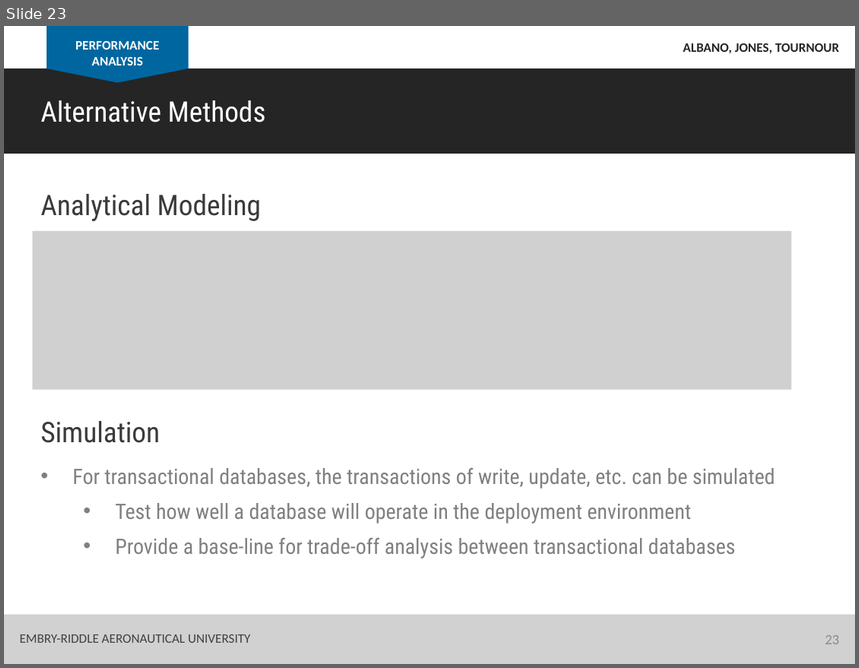
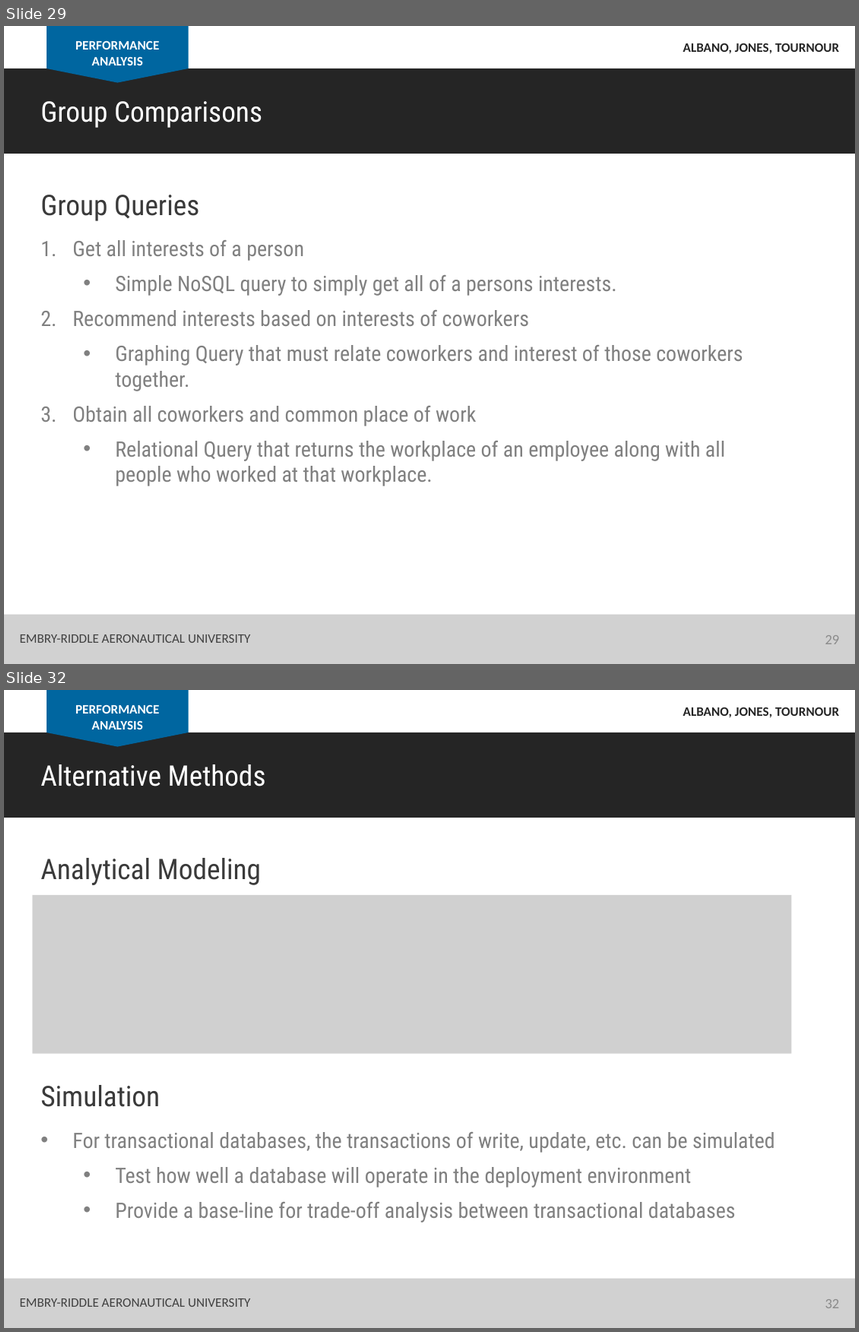
Before and after one commit to albanoj2/se655_final_project, a slide deck: docs/In_class_presentation.pptx. Shown one above the other, each under a label of ours: slide 23 before the commit, slides 29 and 32 after it; the slides between them are not shown. The pictures are 859x668 and 859x1332 pixels, drawn with LibreOffice and Linux fonts; fonts in the diff are those of the drawing; grey boxes stand for pictures. Boxes give left, top, right and bottom in pixels: in the first picture for what was removed or moved away, otherwise in the second. Text is boxed around its words. In the diff, an @@ line names an element or a change of style, - is before the commit and + after.

```diff
--- a/docs/In_class_presentation.pptx
+++ b/docs/In_class_presentation.pptx
@@ slide 29 added at box(4, 26, 855, 664), background #FFFFFF @@
@@ rectangle added at box(47, 26, 189, 69), fill #0066A0 @@
@@ text added at box(75, 40, 159, 66), 11 pt, text #FFFFFF, bold @@
+PERFORMANCE ANALYSIS
@@ text added at box(683, 43, 839, 53), 11 pt, text #252525, bold @@
+ALBANO, JONES, TOURNOUR
@@ rectangle added at box(4, 69, 855, 154), fill #252525 @@
@@ triangle added at box(47, 69, 189, 83), fill #0066A0 @@
@@ text added at box(40, 101, 262, 128), 24 pt, text #FFFFFF @@
+Group Comparisons
@@ text added at box(40, 195, 199, 221), 24 pt, text #3A3A3A @@
+Group Queries
@@ text added at box(72, 240, 743, 487), 18 pt, text #808080 @@
+1. Get all interests of a person
+  • Simple NoSQL query to simply get all of a persons interests.
+2. Recommend interests based on interests of coworkers
+  • Graphing Query that must relate coworkers and interest of those coworkers together.
+3. Obtain all coworkers and common place of work
+  • Relational Query that returns the workplace of an employee along with all people who worked at that workplace.
@@ rectangle added at box(4, 615, 855, 664), fill #D1D1D1 @@
@@ text added at box(20, 635, 250, 643), 11 pt, text #404040 @@
+EMBRY-RIDDLE AERONAUTICAL UNIVERSITY
@@ page number added at box(826, 636, 840, 645), 12 pt, text #8C8C8C @@
+29
@@ what was slide 23 is now slide 32 @@
@@ page number at box(826, 1300, 840, 1309): text changed @@
-23
+32
```
Also in this commit, not shown: 8 other slides added.
